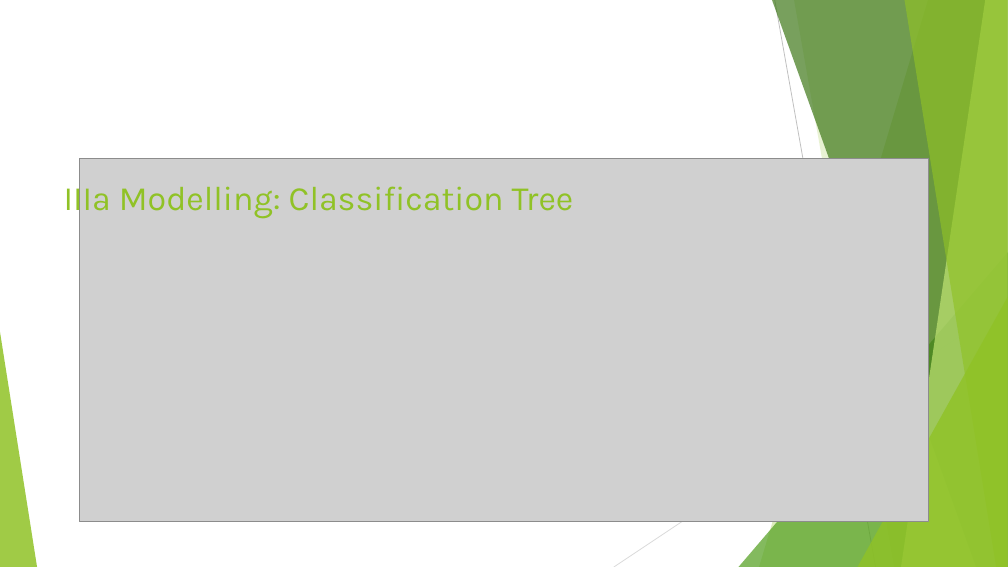
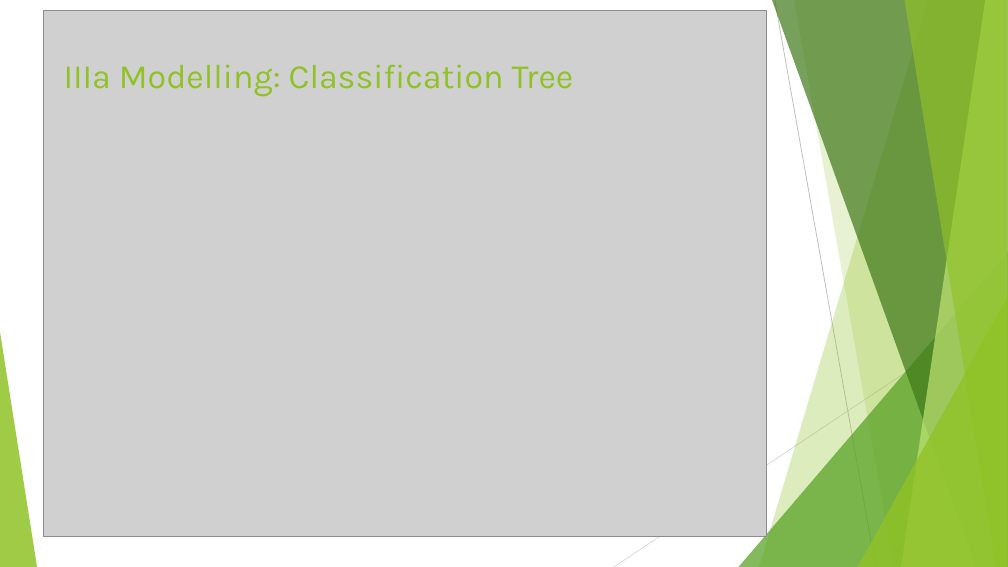
Before and after one commit to RafiKueng/Spoe_Kreditrisiko, a slide deck: slide 10 of Praesentation/Presentation.pptx (slide 12 before the commit). Drawn at 1008x567 pixels with LibreOffice and Linux fonts; fonts in the diff are those of the drawing; grey boxes stand for pictures. Boxes give left, top, right and bottom in pixels: in the first picture for what was removed or moved away, otherwise in the second. Text is boxed around its words. In the diff, an @@ line names an element or a change of style, - is before the commit and + after.

```diff
--- a/Praesentation/Presentation.pptx
+++ b/Praesentation/Presentation.pptx
@@ picture resized from (x1=79, y1=159, x2=929, y2=522) to (x1=44, y1=10, x2=767, y2=537) @@
@@ title "IIIa Modelling: Classification Tree" rewrapped from (x1=64, y1=180, x2=574, y2=219) to (x1=64, y1=64, x2=574, y2=96) @@
```
Also in this commit, not shown: 4 other slides changed, 3 slides removed.
